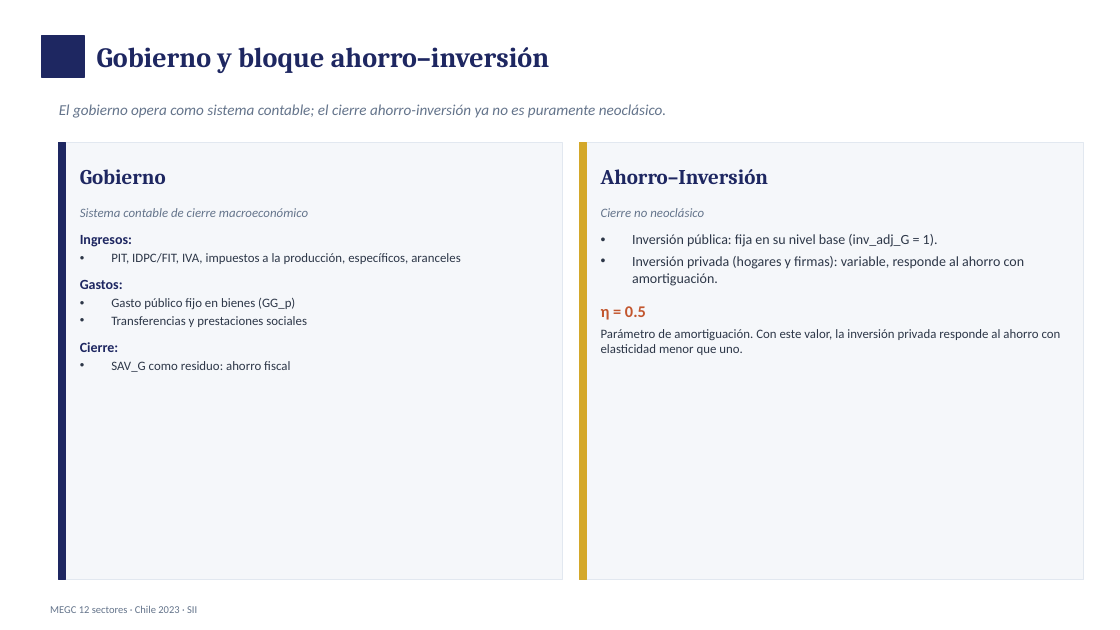
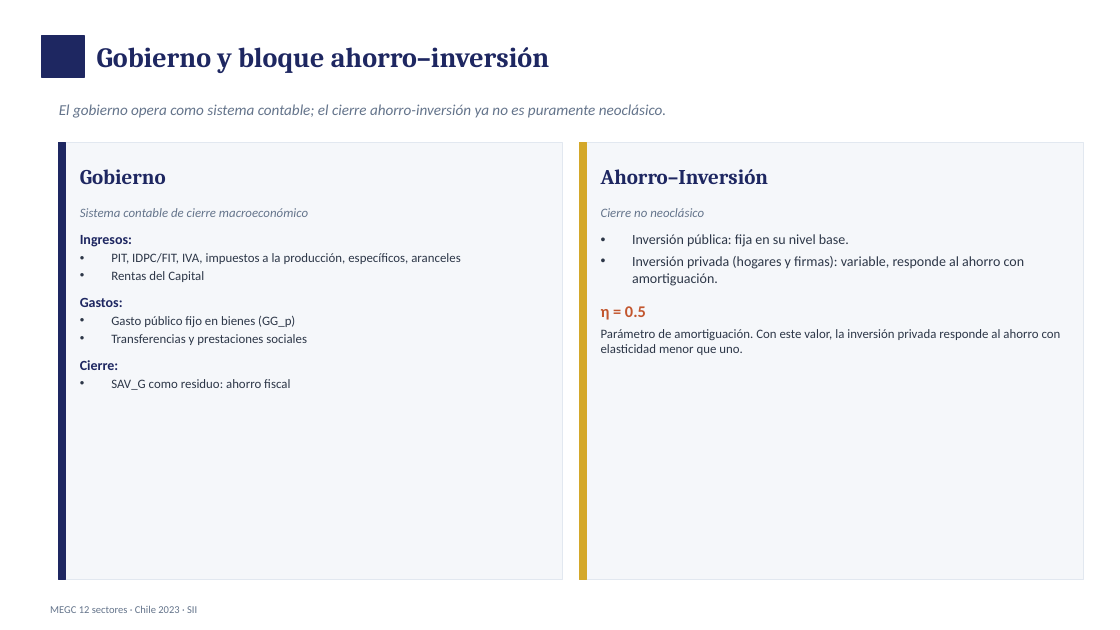
Before and after one commit to fcohenriquez/eq_general, a slide deck: slide 14 of documentacion/MEGC_Chile_12sectores_202609.pptx. Drawn at 1120x630 pixels with LibreOffice and Linux fonts; fonts in the diff are those of the drawing. Boxes give left, top, right and bottom in pixels: in the first picture for what was removed or moved away, otherwise in the second. Text is boxed around its words. In the diff, an @@ line names an element or a change of style, - is before the commit and + after.

```diff
--- a/documentacion/MEGC_Chile_12sectores_202609.pptx
+++ b/documentacion/MEGC_Chile_12sectores_202609.pptx
@@ text at [632,234,849,247]: text changed @@
-• Inversión pública: fija en su nivel base (inv_adj_G = 1).
+• Inversión pública: fija en su nivel base.
@@ text at [111,271,204,282]: paragraph added @@
+• Rentas del Capital
```
Also in this commit, not shown: 6 other slides changed.
